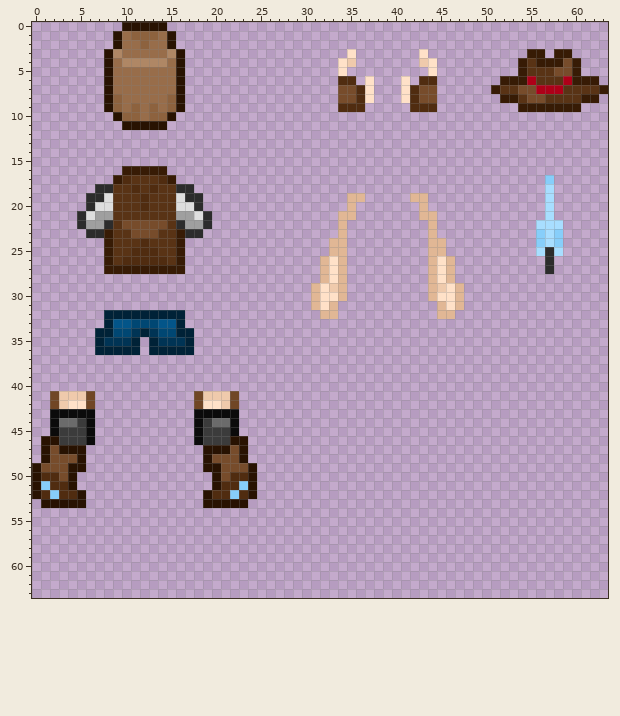
A pixel-art sprite gets an edit: assets/mc_sprite.png. The first picture shows the starting point.
The file is 64x64 pixels. Colours within 5 levels of each other are drawn and written as one.
After the commit:
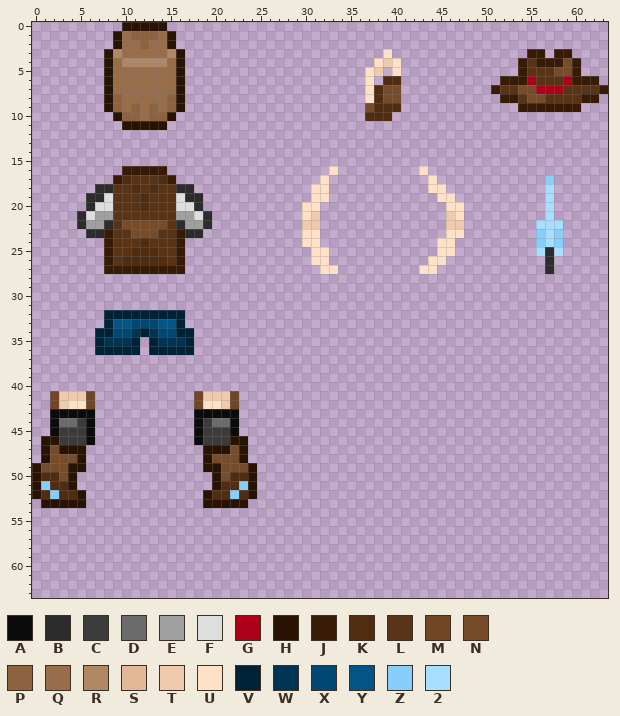
Palette (. is transparent): A #0b0b0b  B #2c2c2c  C #3b3b3b  D #6b6b6b  E #9f9f9f  F #dedede  G #ae0018  H #281201  J #371b05  K #502c10  L #593315  M #704625  N #774c2b  P #8d623e  Q #986d4a  R #af8765  S #e1b795  T #efcaac  U #ffe1c8  V #002237  W #003455  X #004773  Y #035589  Z #87cefa  2 #a8deff
Commit message: Updated sprites (for arms). Potentially needs changes to add rotation at wrist.
What changed:
@@ x 32..46 @@
  2 ...............
- 3 ...U.......U...
- 4 ..UT.......TU..
- 5 ..U.........U..
- 6 ..KK.U...U.KK..
- 7 ..NNKU...UKNN..
- 8 ..NNKU...UKNN..
- 9 ..KKK.....KKK..
-10 ...............
+ 3 .......U.......
+ 4 ......UTU......
+ 5 .....UT.U......
+ 6 .....U.KK......
+ 7 .....UKNN......
+ 8 .....UKNN......
+ 9 .....NKKK......
+10 .....KKK.......
 11 ...............
@@ x 28..49 @@
 15 ......................
-16 ......................
-17 ......................
-18 ......................
-19 .......SS.....SS......
-20 .......S.......S......
-21 ......SS.......SS.....
-22 ......S.........S.....
-23 ......S.........S.....
-24 .....SS.........SS....
-25 .....SS.........SS....
-26 ....SUS.........SUS...
-27 ....SUS.........SUS...
-28 ....SUS.........SUS...
-29 ...SUTS.........STUS..
-30 ...SUUS.........SUUS..
-31 ...SUS...........SUS..
-32 ....SS...........SS...
+16 .....U.........U......
+17 ....U...........U.....
+18 ...UU...........UU....
+19 ...UU............UU...
+20 ..UU..............UU..
+21 ..UT..............TU..
+22 ..TT..............TT..
+23 ..UU..............UU..
+24 ..UU.............UU...
+25 ...UU............UU...
+26 ...UU...........UU....
+27 ....UU.........UU.....
+28 ......................
+29 ......................
+30 ......................
+31 ......................
+32 ......................
 33 ......................
